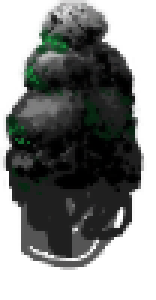
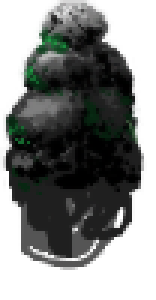
Layer changes from the first (156, 300) image to the second:
painted on "Слой 0" over (126, 120, 138, 144)
